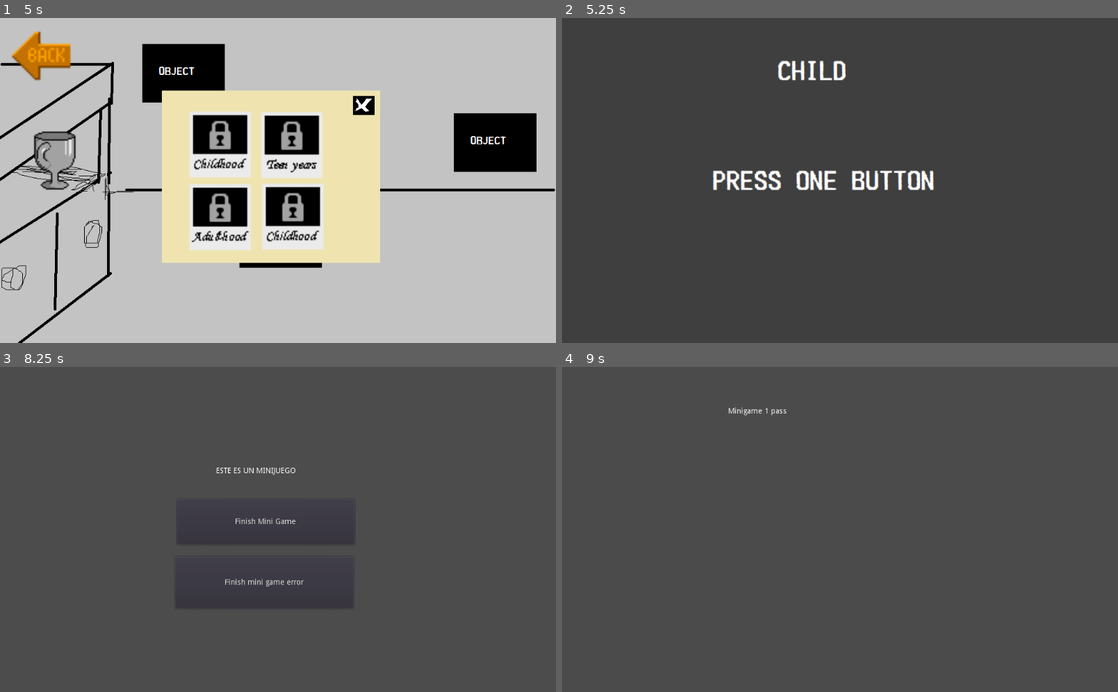
Above: before the commit, frames 1-4 (two rows, left to right).
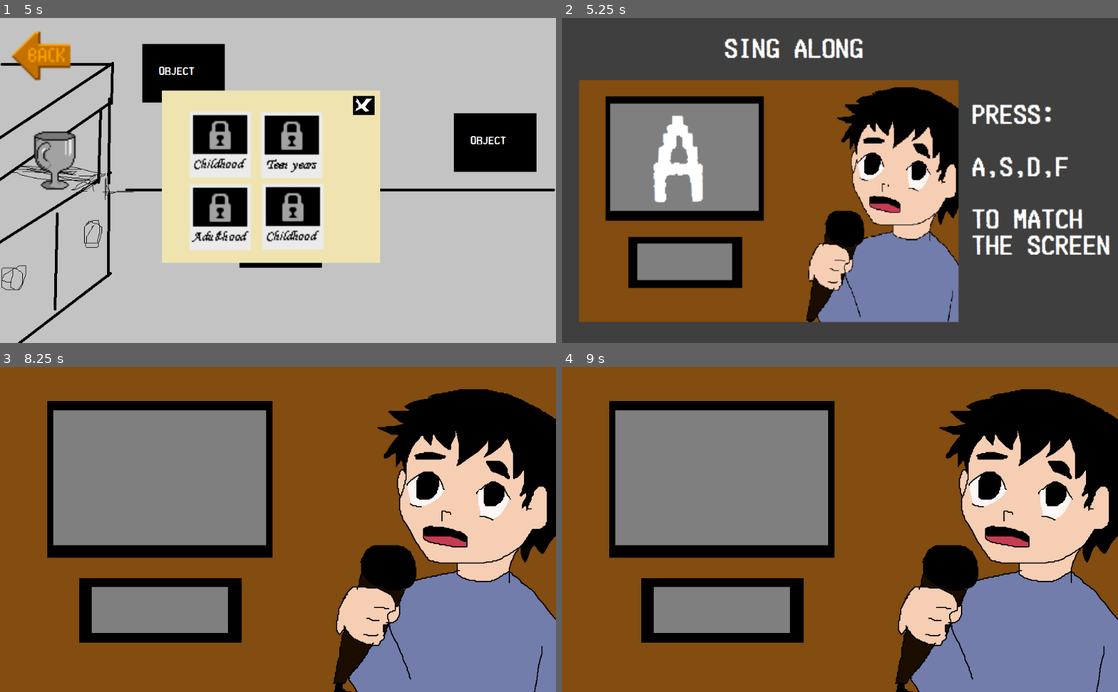
Above: after the commit, the same moments.

Repository: Alkhioz/historiaDeUnaVida
Game: Godot game, scene res://scenes/mainMenu/MainMenu.tscn
Same seed, same stepped clock (60 frames per second), same inputs: the game is played once before the commit and once after it.
Inputs (mouse positions are in pixels of both pictures, inside the frame that each line leads up to):
- Up to frame 1 (5 s): click (278, 177) at 0.5 s; click (278, 183) at 1.25 s; click (283, 213) at 2 s; click (55, 161) at 2.75 s; click (494, 141) at 3.5 s; click (183, 73) at 4.25 s
- Up to frame 2 (5.25 s): click (784, 144) at 5 s
- Up to frame 3 (8.25 s): tap Enter at 5.75, 7.25 s; hold F 5.78-6.53 s; hold D 5.78-7.28 s; tap Space at 6.5, 8 s; tap F at 6.6, 8.1 s; hold A 7.28-8.03 s; hold F 7.28-8.03 s; hold D from 8.03 s (still down)
- Up to frame 4 (9 s): release D at 8.75 s; click "Finish Mini Game" at 8.75 s

Frame 1 is identical in both runs. In frame 2, 54% of the frame differs, in the area x 3-99%, y 6-94%; in frame 3, 100%; in frame 4, 100%, in the area x 0-100%, y 0-100%.

Commit message:
created child minigame

Diff:
--- a/global.gd
+++ b/global.gd
@@ -3,6 +3,10 @@
 var child = 0
 var youth = 0
 var adult = 0
+
+var vocalNotes = 0
+var vocalKey = ""
+var vocalPoints = 0
 
 var createdNotes = 0
 var destroyedNotes = 0
--- a/scenes/adultMiniGame/adultMiniGame.tscn
+++ b/scenes/adultMiniGame/adultMiniGame.tscn
@@ -1,15 +1,15 @@
 [gd_scene load_steps=28 format=2]
 
 [ext_resource path="res://scenes/adultMiniGame/adultMiniGame.gd" type="Script" id=1]
-[ext_resource path="res://assets/images/adulMiniGame/GameRunnerGroom.png" type="Texture" id=2]
+[ext_resource path="res://assets/images/adultMiniGame/GameRunnerGroom.png" type="Texture" id=2]
 [ext_resource path="res://scenes/adultMiniGame/player.gd" type="Script" id=3]
 [ext_resource path="res://scenes/adultMiniGame/Obstacles.tscn" type="PackedScene" id=4]
 [ext_resource path="res://scenes/adultMiniGame/escenario.gd" type="Script" id=5]
-[ext_resource path="res://assets/images/adulMiniGame/background.png" type="Texture" id=6]
+[ext_resource path="res://assets/images/adultMiniGame/background.png" type="Texture" id=6]
 [ext_resource path="res://scenes/adultMiniGame/parallax.gd" type="Script" id=7]
-[ext_resource path="res://assets/images/adulMiniGame/GameSuegra.png" type="Texture" id=8]
+[ext_resource path="res://assets/images/adultMiniGame/GameSuegra.png" type="Texture" id=8]
 [ext_resource path="res://scenes/adultMiniGame/suegra.gd" type="Script" id=9]
-[ext_resource path="res://assets/images/adulMiniGame/GameRunnerTileset.png" type="Texture" id=10]
+[ext_resource path="res://assets/images/adultMiniGame/GameRunnerTileset.png" type="Texture" id=10]
 [ext_resource path="res://assets/audio/music/mixkit-games-music-706.wav" type="AudioStream" id=11]
 [ext_resource path="res://assets/audio/sfx/mixkit-quick-ninja-strike-2146.wav" type="AudioStream" id=12]
 [ext_resource path="res://assets/audio/sfx/mixkit-punch-with-a-hard-whistle-2050.wav" type="AudioStream" id=13]
@@ -230,7 +230,7 @@
 scale = Vector2( 2.81504, 2.46471 )
 frames = SubResource( 5 )
 animation = "running"
-frame = 3
+frame = 2
 playing = true
 
 [node name="CollisionShape2D" type="CollisionShape2D" parent="player"]
@@ -325,6 +325,7 @@
 [node name="AnimatedSprite" type="AnimatedSprite" parent="suegra"]
 frames = SubResource( 14 )
 animation = "idle"
+frame = 3
 playing = true
 
 [node name="CollisionPolygon2D" type="CollisionPolygon2D" parent="suegra"]
--- a/scenes/childMiniGame/ChildMiniGame.gd
+++ b/scenes/childMiniGame/ChildMiniGame.gd
@@ -4,16 +4,81 @@
 # Declare member variables here. Examples:
 # var a = 2
 # var b = "text"
-
+var rng = RandomNumberGenerator.new()
+var noteLimit = 30
 
 # Called when the node enters the scene tree for the first time.
 func _ready():
 	pass # Replace with function body.
+	var _timer = Timer.new()
+	_timer.set_name("myTimer")
+	add_child(_timer)
+	_timer.connect("timeout", self, "_on_Timer_timeout")
+	_timer.set_wait_time(1.5)
+	_timer.set_one_shot(false) # Make sure it loops
+	_timer.start()
 
+
+func _on_Timer_timeout():
+	if global.vocalNotes == noteLimit:
+		if global.vocalPoints > noteLimit/1.5:
+			global.child = 2
+			get_tree().change_scene("res://scenes/oldManRoom/transition.tscn")
+		else:
+			global.child = 1
+			get_tree().change_scene("res://scenes/oldManRoom/transition.tscn")
+	else:
+		rng.randomize()
+		var option = rng.randi_range(1, 4)
+		get_node("screen").texture = load("res://assets/images/ChildMiniGame/screenKey.png")
+		yield(get_tree().create_timer(0.5), "timeout")
+		global.vocalNotes += 1
+		match option:
+			1:
+				global.vocalKey = "a"
+				get_node("screen").texture = load("res://assets/images/ChildMiniGame/screenKeyA.png")
+			2:
+				global.vocalKey = "s"
+				get_node("screen").texture = load("res://assets/images/ChildMiniGame/screenKeyS.png")
+			3:
+				global.vocalKey = "d"
+				get_node("screen").texture = load("res://assets/images/ChildMiniGame/screenKeyD.png")
+			4:
+				global.vocalKey = "f"
+				get_node("screen").texture = load("res://assets/images/ChildMiniGame/screenKeyF.png")
 
 # Called every frame. 'delta' is the elapsed time since the previous frame.
 #func _process(delta):
 #	pass
+func _input(event):
+	if global.vocalKey != "":
+		if Input.is_key_pressed(KEY_A):
+			if global.vocalKey == "a":
+				get_node("feedback").texture = load("res://assets/images/ChildMiniGame/answerOk.png")
+				global.vocalPoints += 1
+			else:
+				get_node("feedback").texture = load("res://assets/images/ChildMiniGame/answerNo.png")
+		if Input.is_key_pressed(KEY_S):
+			if global.vocalKey == "s":
+				get_node("feedback").texture = load("res://assets/images/ChildMiniGame/answerOk.png")
+				global.vocalPoints += 1
+			else:
+				get_node("feedback").texture = load("res://assets/images/ChildMiniGame/answerNo.png")
+		if Input.is_key_pressed(KEY_D):
+			if global.vocalKey == "d":
+				get_node("feedback").texture = load("res://assets/images/ChildMiniGame/answerOk.png")
+				global.vocalPoints += 1
+			else:
+				get_node("feedback").texture = load("res://assets/images/ChildMiniGame/answerNo.png")
+		if Input.is_key_pressed(KEY_F):
+			if global.vocalKey == "f":
+				get_node("feedback").texture = load("res://assets/images/ChildMiniGame/answerOk.png")
+				global.vocalPoints += 1
+			else:
+				get_node("feedback").texture = load("res://assets/images/ChildMiniGame/answerNo.png")
+		yield(get_tree().create_timer(0.5), "timeout")
+		global.vocalKey = ""
+		get_node("feedback").texture = load("res://assets/images/ChildMiniGame/answer.png")
 
 
 func _on_Button_pressed():
--- a/scenes/childMiniGame/ChildMiniGame.tscn
+++ b/scenes/childMiniGame/ChildMiniGame.tscn
@@ -1,6 +1,10 @@
-[gd_scene load_steps=2 format=2]
+[gd_scene load_steps=6 format=2]
 
 [ext_resource path="res://scenes/childMiniGame/ChildMiniGame.gd" type="Script" id=1]
+[ext_resource path="res://assets/audio/music/mixkit-pop-05-695.wav" type="AudioStream" id=2]
+[ext_resource path="res://assets/images/ChildMiniGame/screenKey.png" type="Texture" id=3]
+[ext_resource path="res://assets/images/ChildMiniGame/backgraound.png" type="Texture" id=4]
+[ext_resource path="res://assets/images/ChildMiniGame/answer.png" type="Texture" id=5]
 
 [node name="Node2D" type="Node2D"]
 script = ExtResource( 1 )
@@ -34,5 +38,38 @@
 __meta__ = {
 "_edit_use_anchors_": false
 }
+
+[node name="background" type="TextureRect" parent="."]
+margin_right = 40.0
+margin_bottom = 40.0
+texture = ExtResource( 4 )
+__meta__ = {
+"_edit_use_anchors_": false
+}
+
+[node name="screen" type="TextureRect" parent="."]
+margin_left = 97.0652
+margin_top = 80.323
+margin_right = 475.065
+margin_bottom = 319.323
+rect_scale = Vector2( 1.0407, 1.04 )
+texture = ExtResource( 3 )
+__meta__ = {
+"_edit_use_anchors_": false
+}
+
+[node name="feedback" type="TextureRect" parent="."]
+margin_left = 168.955
+margin_top = 405.724
+margin_right = 419.955
+margin_bottom = 490.724
+texture = ExtResource( 5 )
+__meta__ = {
+"_edit_use_anchors_": false
+}
+
+[node name="AudioStreamPlayer" type="AudioStreamPlayer" parent="."]
+stream = ExtResource( 2 )
+autoplay = true
 [connection signal="pressed" from="Button" to="." method="_on_Button_pressed"]
 [connection signal="pressed" from="Button2" to="." method="_on_Button2_pressed"]
Not shown, added: assets/audio/music/mixkit-pop-05-695.wav.import
Binary file added: assets/images/ChildMiniGame/answer.png
Not shown, added: assets/images/ChildMiniGame/answer.png.import
Binary file added: assets/images/ChildMiniGame/answerNo.png
Not shown, added: assets/images/ChildMiniGame/answerNo.png.import
Binary file added: assets/images/ChildMiniGame/answerOk.png
Not shown, added: assets/images/ChildMiniGame/answerOk.png.import
Binary file added: assets/images/ChildMiniGame/backgraound.png
Not shown, added: assets/images/ChildMiniGame/backgraound.png.import
Binary file added: assets/images/ChildMiniGame/screenKey.png
Not shown, added: assets/images/ChildMiniGame/screenKey.png.import
Binary file added: assets/images/ChildMiniGame/screenKeyA.png
(and 35 more such lines)
